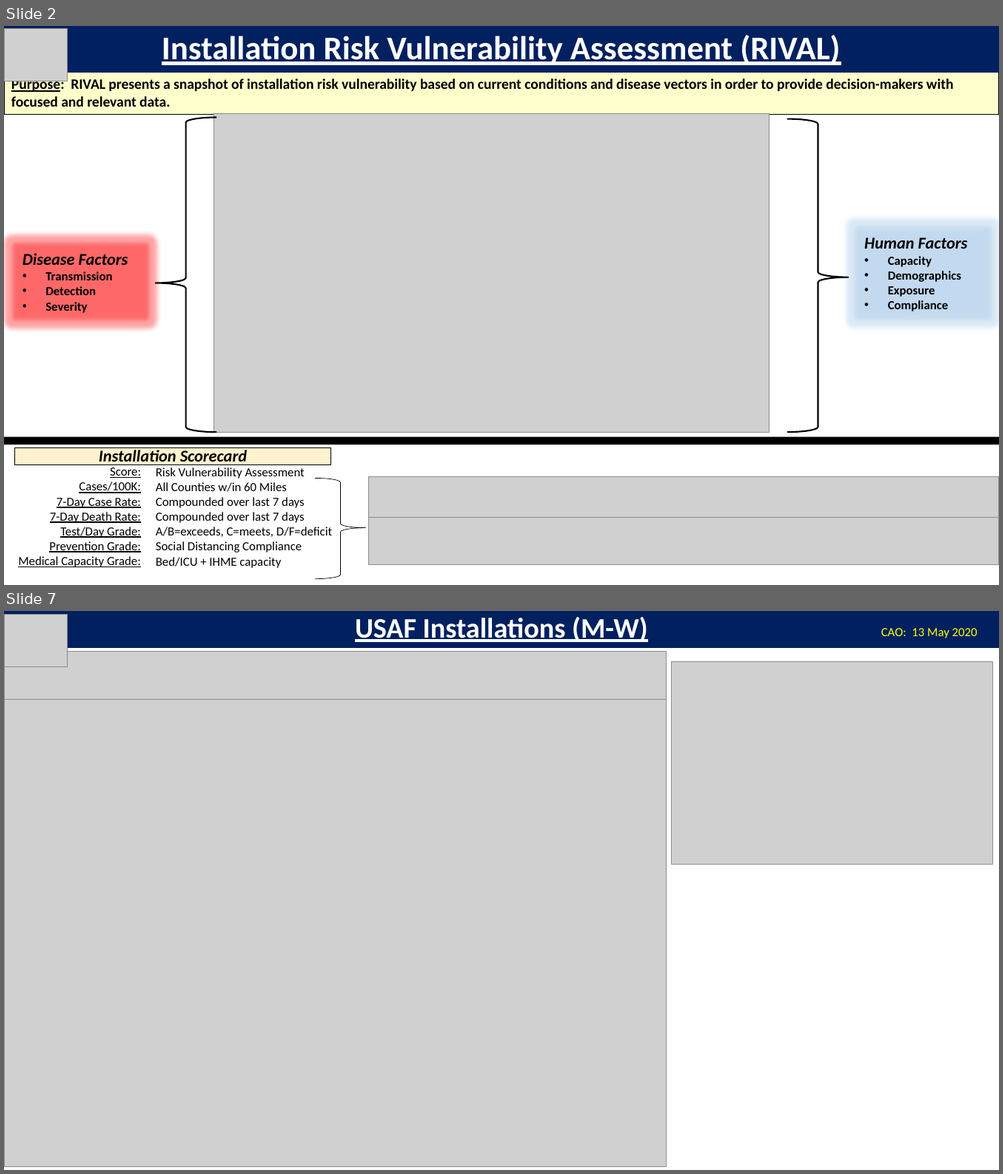
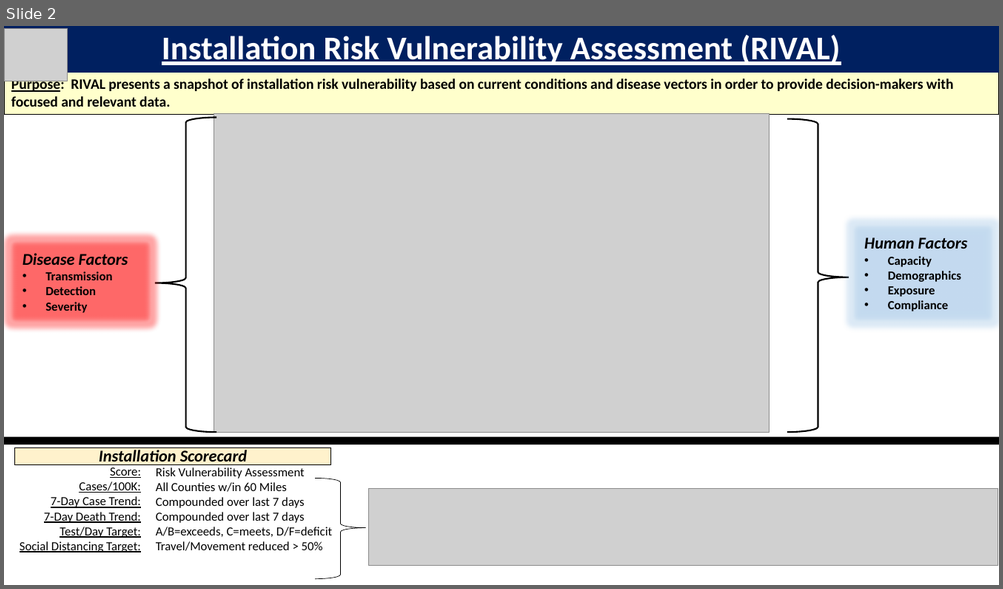
Before and after one commit to JCCriv76/RIVAL, a slide deck: Documentation/RIVAL Output.pptx. Shown one above the other, each under a label of ours: slides 2 and 7 before the commit, slide 2 after it; the slides between them are not shown. The pictures are 1003x1174 and 1003x589 pixels, drawn with LibreOffice and Linux fonts; fonts in the diff are those of the drawing; grey boxes stand for pictures. Boxes give left, top, right and bottom in pixels: in the first picture for what was removed or moved away, otherwise in the second. Text is boxed around its words. In the diff, an @@ line names an element or a change of style, - is before the commit and + after.

```diff
--- a/Documentation/RIVAL Output.pptx
+++ b/Documentation/RIVAL Output.pptx
@@ slide 7 removed at box(4, 611, 999, 1170), background #FFFFFF @@
@@ rectangle removed at box(4, 611, 999, 647) @@
-USAF Installations (M-W)
@@ picture removed at box(4, 614, 68, 667) @@
@@ text removed at box(881, 628, 977, 638) @@
-CAO: 13 May 2020
@@ picture removed at box(4, 651, 666, 701) @@
@@ picture removed at box(671, 662, 992, 864) @@
@@ picture removed at box(4, 699, 666, 1167) @@
@@ slide 2 changed as well @@
@@ picture: place and size @@
-picture at box(369, 516, 999, 565)
+picture at box(369, 488, 998, 566)
@@ picture removed at box(369, 477, 999, 517) @@
@@ text at box(20, 497, 141, 553): text changed @@
-7-Day Case Rate:
-7-Day Death Rate:
-Test/Day Grade:
-Prevention Grade:
-Medical Capacity Grade:
+7-Day Case Trend:
+7-Day Death Trend:
+Test/Day Target:
+Social Distancing Target:
@@ text at box(156, 542, 323, 551): text changed @@
-Social Distancing Compliance
-Bed/ICU + IHME capacity
+Travel/Movement reduced > 50%
```
Also in this commit, not shown: 3 other slides changed, 5 other slides removed, 8 other files.
